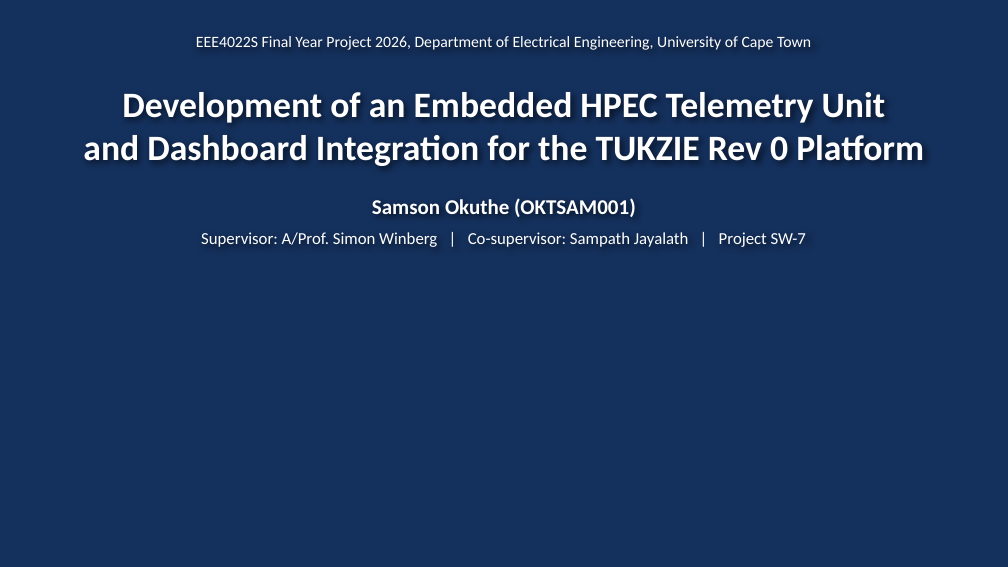
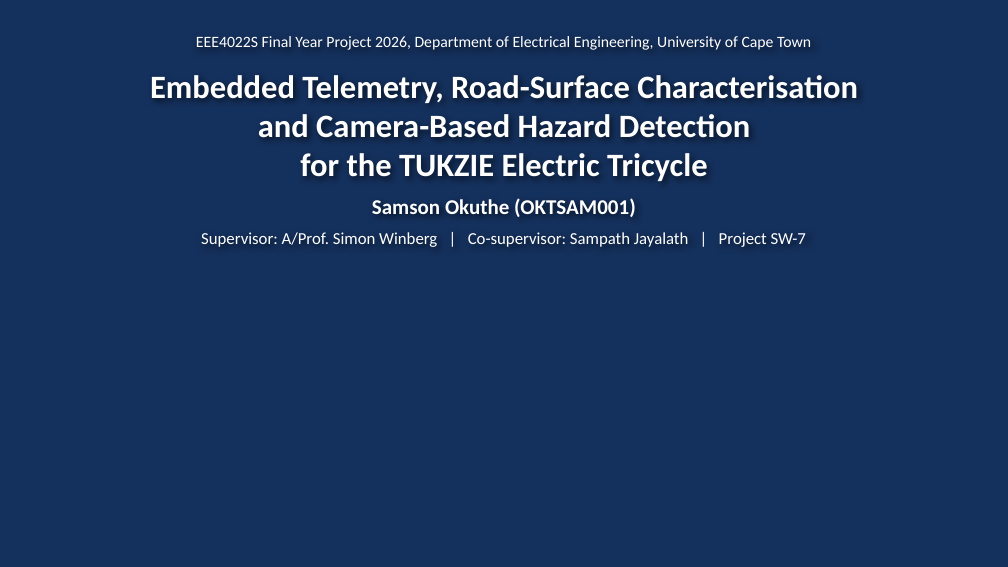
Before and after one commit to 0geder/Tukzie-HPEC-HUD, a slide deck: slide 1 of Presentation/SW7_Final_Presentation.pptx. Drawn at 1008x567 pixels with LibreOffice and Linux fonts; fonts in the diff are those of the drawing; background and template pictures are left out. Boxes give left, top, right and bottom in pixels: in the first picture for what was removed or moved away, otherwise in the second. Text is boxed around its words. In the diff, an @@ line names an element or a change of style, - is before the commit and + after.

Commit message:
New title agreed 23 Oct: Embedded Telemetry, Road-Surface Characterisation and Camera-Based Hazard Detection for the TUKZIE Electric Tricycle (report, docs, deck, poster; word count 14,015)

```diff
--- a/Presentation/SW7_Final_Presentation.pptx
+++ b/Presentation/SW7_Final_Presentation.pptx
@@ text at (150, 75, 858, 181): text changed; size 34 to 31 pt @@
-Development of an Embedded HPEC Telemetry Unit
-and Dashboard Integration for the TUKZIE Rev 0 Platform
+Embedded Telemetry, Road-Surface Characterisation
+and Camera-Based Hazard Detection
+for the TUKZIE Electric Tricycle
```
Also in this commit, not shown: 11 other files.
